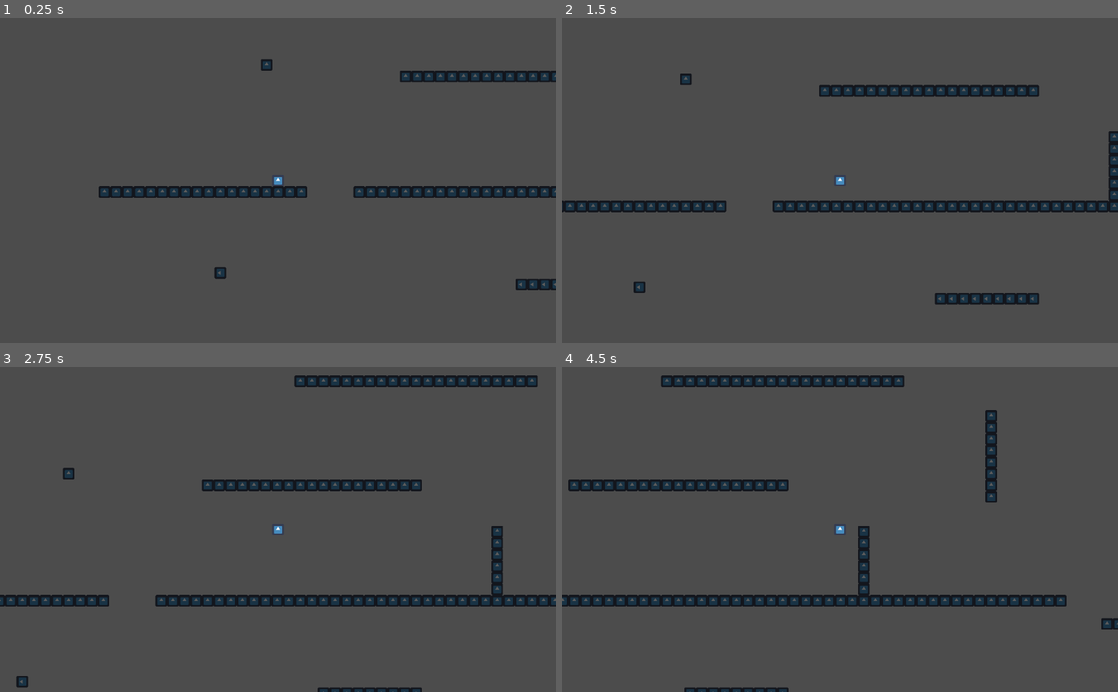
Above: before the commit, frames 1-4 (two rows, left to right).
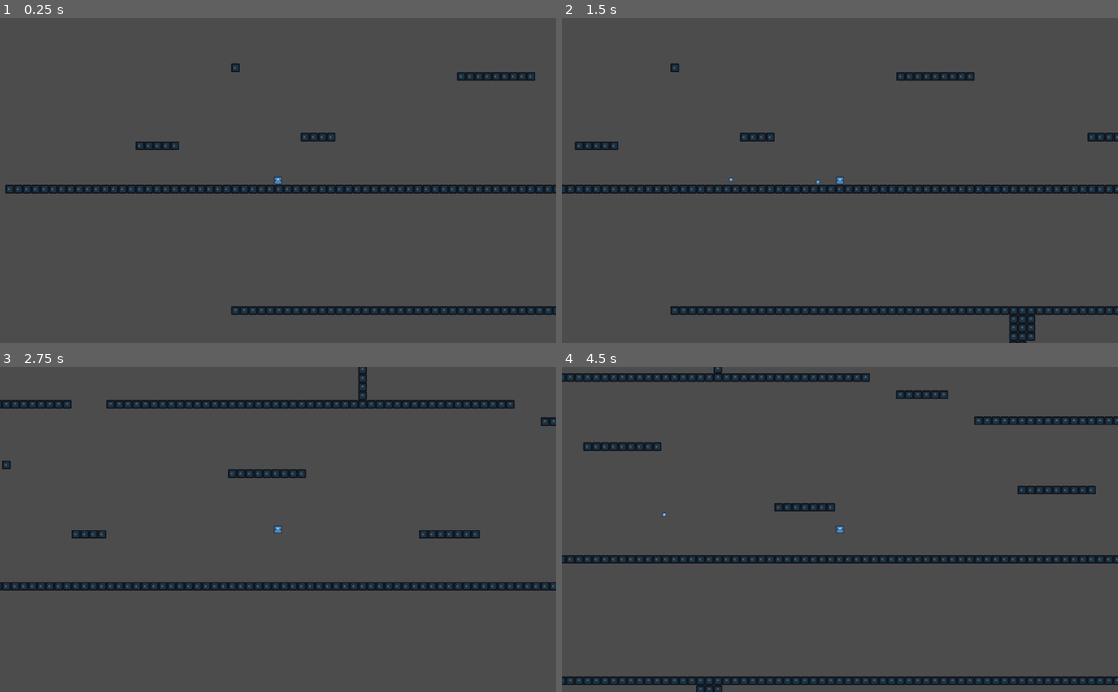
Above: after the commit, the same moments.

Repository: Xalph555/GrappleHookGame
Game: Godot game, scene res://Levels/World/World.tscn
The game is run twice, just before and just after one commit, with the same random seed, the same clock (stepped at 60 frames per second) and the same inputs. Before the commit the project has no main scene; this scene is started directly in both runs. The engine's default icon, where the game draws it, is replaced by a stand-in: a white triangle on a blue panel in a dark square.
Inputs (mouse positions are in pixels of both pictures, inside the frame that each line leads up to):
- Up to frame 1 (0.25 s): no input
- Up to frame 2 (1.5 s): tap Enter at 0.5 s; move the mouse to (962, 164) at 0.52 s; hold Right (ui_right) from 0.53 s (still down); click (962, 164) at 0.6 s; tap Up (ui_up) at 0.77, 1.07 s; right-click (962, 164) at 0.8 s; move the mouse to (728, 196) at 1.27 s; right-click (728, 196) at 1.35 s
- Up to frame 3 (2.75 s): tap Up (ui_up) at 1.52, 1.55, 1.82 s; move the mouse to (333, 458) at 2.02 s; release Right (ui_right) at 2.03 s; hold Left (ui_left) from 2.03 s (still down); hold Up (ui_up) from 2.03 s (still down); click (333, 458) at 2.3 s
- Up to frame 4 (4.5 s): move the mouse to (812, 594) at 2.77 s; release Left (ui_left) at 2.78 s; release Up (ui_up) at 2.78 s; hold Right (ui_right) 2.78-4.28 s; click (812, 594) at 2.85 s; tap Up (ui_up) at 3.02, 3.32 s; right-click (812, 594) at 3.05 s; move the mouse to (1006, 578) at 3.52 s; hold Up (ui_up) 3.53-4.28 s; right-click (1006, 578) at 3.6 s; move the mouse to (673, 480) at 4.27 s; hold Left (ui_left) from 4.28 s (still down); click (673, 480) at 4.35 s

The runs differ from the first frame. In frame 1, 6.0% of the frame differs, in the area x 0-100%, y 12-92%; in frame 2, 11%; in frame 3, 12%; in frame 4, 14%, in the area x 0-100%, y 0-100%.

Commit message:
init

Diff:
--- a/Common/Player/Bullet/BulletTest.gd
+++ /dev/null
@@ -1,20 +0,0 @@
-extends KinematicBody2D
-
-
-var direction := Vector2.ZERO
-var move_speed := 800
-var velocity := Vector2.ZERO
-
-
-func _ready() -> void:
-	pass
-
-func _physics_process(delta: float) -> void:
-	velocity = direction * move_speed
-	velocity = move_and_slide(velocity)
-
-
-func shoot(dir, start_pos) -> void:
-	dir.normalized()
-	direction = dir
-	self.position = start_pos
--- a/Common/Player/Hook/Hook.gd
+++ /dev/null
@@ -1,82 +0,0 @@
-extends KinematicBody2D
-
-var move_speed := 6000
-
-var pull_x := 10
-var pull_y := 250
-var hook_pull := Vector2(pull_x, pull_y)
-
-var move_dir := Vector2.ZERO
-var hook_dir := Vector2.ZERO
-var velocity := Vector2.ZERO
-var start_dir := Vector2.ZERO
-var orignal_dist := 0.0
-
-var is_hooked := false
-
-var parent: KinematicBody2D
-
-onready var hook_chain := $Chain
-
-
-func _ready() -> void:
-	pass
-
-
-func _physics_process(delta: float) -> void:
-	var distance_to_parent := self.global_position.distance_to(parent.global_position)
-
-	# chain graphics
-	hook_chain.region_rect.size.y = distance_to_parent
-	hook_chain.rotation = self.position.angle_to_point(parent.global_position) - self.rotation + deg2rad(90)
-
-	hook_dir = (self.global_position - parent.global_position).normalized()
-
-	if is_hooked:
-		parent.is_flying = true
-
-		# adjusting pull direction
-		if hook_dir.y < 0:
-			hook_pull.y = -abs(hook_pull.y)
-		else:
-			hook_pull.y = abs(hook_pull.y)
-
-		if hook_dir.x < 0:
-			hook_pull.x = -abs(hook_pull.x)
-		else:
-			hook_pull.x = abs(hook_pull.x)
-
-		var tension_vec := hook_dir * hook_dir.dot(hook_pull)
-
-		# dead space
-		var dead_space := 150.00
-		if distance_to_parent < dead_space:
-			tension_vec *= 0.32
-
-		parent.velocity += tension_vec
-
-		print(distance_to_parent)
-
-	else:
-		velocity = move_dir * move_speed * delta
-
-		if move_and_collide(velocity):
-			is_hooked = true
-			move_dir = Vector2.ZERO
-			hook_chain.visible = true
-			start_dir = hook_dir
-			orignal_dist = distance_to_parent
-
-
-func shoot(shooter: KinematicBody2D, dir: Vector2) -> void:
-	parent = shooter
-	position = parent.global_position
-
-	move_dir = dir
-	rotation = dir.angle()
-
-	is_hooked = false
-
-
-func release() -> void:
-	queue_free()
--- a/Common/Player/Player.gd
+++ /dev/null
@@ -1,78 +0,0 @@
-extends KinematicBody2D
-
-const HOOK := preload("res://Common/Player/Hook/Hook.tscn")
-
-var input_dir := Vector2.ZERO
-
-var weight := 40
-var jump_height := -2500
-var acceleration:= 65
-var max_speed_x := 1000
-var max_speed_y := 3000
-
-var velocity := Vector2.ZERO
-
-var can_grapple := true
-var is_flying := false
-
-var hook_instance : KinematicBody2D
-
-
-func _ready() -> void:
-	pass
-
-
-func _physics_process(delta) -> void:
-	#Gravity
-	velocity.y += WorldGlobals.apply_gravity(weight)
-
-	# Run
-	input_dir.x = Input.get_action_strength("ui_right") - Input.get_action_strength("ui_left")
-	input_dir = input_dir.normalized()
-
-	velocity.x += input_dir.x * acceleration
-
-	if is_on_floor():
-		if is_flying:
-			is_flying = false
-
-		# Jump
-		if Input.is_action_pressed("ui_up"):
-			velocity.y += jump_height
-
-		velocity.x = lerp(velocity.x, 0, 0.04)
-
-	else:
-		velocity.x = lerp(velocity.x, 0, 0.03)
-		velocity.y = lerp(velocity.y, 0, 0.05)
-
-	if is_flying:
-		velocity.x = clamp(velocity.x, -max_speed_x*3.5, max_speed_x*3.5)
-		velocity.y = clamp(velocity.y, -max_speed_y*1.5, max_speed_y*1.5)
-
-	else:
-		velocity.x = clamp(velocity.x, -max_speed_x, max_speed_x)
-		velocity.y = clamp(velocity.y, -max_speed_y, max_speed_y)
-
-	velocity = move_and_slide(velocity, Vector2.UP)
-
-
-	# Shoot hook
-	if Input.is_action_just_pressed("ui_mouse_left") and can_grapple:
-		can_grapple = false
-
-		var hook_dir := get_global_mouse_position() - self.global_position
-		hook_dir = hook_dir.normalized()
-
-		hook_instance = HOOK.instance()
-		owner.add_child(hook_instance)
-		hook_instance.shoot(self, hook_dir)
-
-	if Input.is_action_just_released("ui_mouse_left"):
-		can_grapple = true
-
-		hook_instance.release()
-
-	# Fire Bullet
-	if Input.is_action_just_pressed("ui_mouse_right"):
-		pass
--- a/Common/Player/Player.tscn
+++ /dev/null
@@ -1,19 +0,0 @@
-[gd_scene load_steps=4 format=2]
-
-[ext_resource path="res://icon.png" type="Texture" id=1]
-[ext_resource path="res://Common/Player/Player.gd" type="Script" id=3]
-
-[sub_resource type="RectangleShape2D" id=1]
-extents = Vector2( 31.9743, 31.8334 )
-
-[node name="Player" type="KinematicBody2D"]
-collision_layer = 16
-script = ExtResource( 3 )
-
-[node name="Sprite" type="Sprite" parent="."]
-texture = ExtResource( 1 )
-
-[node name="CollisionShape2D" type="CollisionShape2D" parent="."]
-shape = SubResource( 1 )
-
-[node name="Camera2D" type="Camera2D" parent="."]
--- a/Levels/World/World.tscn
+++ b/Levels/World/World.tscn
@@ -1,6 +1,6 @@
 [gd_scene load_steps=4 format=2]
 
-[ext_resource path="res://Common/Player/Player.tscn" type="PackedScene" id=1]
+[ext_resource path="res://common/Player/Player.tscn" type="PackedScene" id=1]
 [ext_resource path="res://Levels/World/World.gd" type="Script" id=4]
 [ext_resource path="res://Levels/World/TestTiles.tscn" type="PackedScene" id=5]
 
@@ -11,10 +11,4 @@
 tile_data = PoolIntArray( -1376282, 0, 0, -1376281, 0, 0, -1376280, 0, 0, -1376279, 0, 0, -1376278, 0, 0, -1376277, 0,  …(13412 unchanged characters)…
 
 [node name="Player" parent="." instance=ExtResource( 1 )]
-position = Vector2( 478.877, 904.781 )
-
-[node name="Camera2D" parent="Player" index="2"]
-current = true
-zoom = Vector2( 1.5, 1.5 )
-
-[editable path="Player"]
+position = Vector2( 473.465, 2202.51 )
--- /dev/null
+++ b/common/Bullet/Bullet.gd
@@ -0,0 +1,28 @@
+extends KinematicBody2D
+
+
+var direction := Vector2.ZERO
+var decel := 0.0
+var velocity = Vector2.ZERO
+var temp = true
+
+func _ready() -> void:
+	pass
+
+func _physics_process(delta: float) -> void:
+	if temp:
+		print(position)
+		temp = false
+	if move_and_collide(velocity * delta):
+		self.queue_free()
+
+	if velocity.length() < 10:
+		self.queue_free()
+
+	velocity *= 1 - decel * delta
+
+func init(shooter, direction: Vector2, move_speed: float, decel: float = 0) -> KinematicBody2D:
+	velocity = direction.normalized() * move_speed
+	position = shooter.global_position
+	self.decel = decel
+	return self
--- a/Common/Player/Bullet/BulletTest.tscn
+++ b/common/Bullet/Bullet.tscn
@@ -1,8 +1,7 @@
 [gd_scene load_steps=4 format=2]
 
 [ext_resource path="res://icon.png" type="Texture" id=1]
-[ext_resource path="res://Common/Player/Bullet/BulletTest.gd" type="Script" id=2]
-
+[ext_resource path="res://common/Bullet/Bullet.gd" type="Script" id=2]
 
 [sub_resource type="CircleShape2D" id=1]
 radius = 13.9025
--- /dev/null
+++ b/common/Player/Hook/Hook.gd
@@ -0,0 +1,72 @@
+extends KinematicBody2D
+
+var move_speed := 6000
+
+var pull_x := 10
+var pull_y := 250
+var hook_pull := Vector2(pull_x, pull_y)
+
+var move_dir := Vector2.ZERO
+var hook_dir := Vector2.ZERO
+var velocity := Vector2.ZERO
+const TENSION_MULT := 10
+var gravity := 40
+
+var is_hooked := false
+
+var parent: KinematicBody2D
+
+onready var hook_chain := $Chain
+
+
+func _ready() -> void:
+	pass
+
+
+func display_chain(delta):
+	var distance_to_parent := self.global_position.distance_to(parent.global_position)
+
+	# chain graphics
+	hook_chain.region_rect.size.y = distance_to_parent
+	hook_chain.rotation = self.position.angle_to_point(parent.global_position) - self.rotation + deg2rad(90)
+
+
+func apply_tension(delta):
+	hook_dir = (self.global_position - parent.global_position).normalized()
+
+	var grav = Vector2(0, gravity)
+	var tension_vec := hook_dir * abs(hook_dir.dot(grav)) * TENSION_MULT
+
+	parent.velocity += tension_vec
+
+
+func fly_hook(delta):
+	velocity = move_dir * move_speed * delta
+
+	if move_and_collide(velocity):
+		is_hooked = true
+		move_dir = Vector2.ZERO
+		hook_chain.visible = true
+
+
+func _physics_process(delta: float) -> void:
+	display_chain(delta)
+
+	if is_hooked:
+		apply_tension(delta)
+	else:
+		fly_hook(delta)
+
+
+func init(shooter: KinematicBody2D, dir: Vector2) -> void:
+	parent = shooter
+	position = parent.global_position
+
+	move_dir = dir
+	rotation = dir.angle()
+
+	is_hooked = false
+
+
+func release() -> void:
+	queue_free()
--- a/Common/Player/Hook/Hook.tscn
+++ b/common/Player/Hook/Hook.tscn
@@ -1,6 +1,6 @@
 [gd_scene load_steps=4 format=2]
 
-[ext_resource path="res://Common/Player/Hook/Hook.gd" type="Script" id=1]
+[ext_resource path="res://common/Player/Hook/Hook.gd" type="Script" id=1]
 [ext_resource path="res://icon.png" type="Texture" id=2]
 
 [sub_resource type="CircleShape2D" id=1]
--- /dev/null
+++ b/common/Player/Player.gd
@@ -0,0 +1,74 @@
+extends KinematicBody2D
+
+const HOOK := preload("res://common/Player/Hook/Hook.tscn")
+const BULLET := preload("res://common/Bullet/Bullet.tscn")
+
+onready var shotgun = $Shotgun
+var input_dir := Vector2.ZERO
+
+var weight := 40
+var jump_vel := -2500
+var acceleration:= 65
+var max_speed_x := 1000
+var max_speed_y := 3000
+
+var velocity := Vector2.ZERO
+
+var can_grapple := true
+
+var hook_instance : KinematicBody2D
+var bullet : KinematicBody2D
+
+func _ready() -> void:
+	pass
+
+
+func handle_user_input_movement():
+	# Run
+	input_dir.x = Input.get_action_strength("ui_right") - Input.get_action_strength("ui_left")
+	input_dir = input_dir.normalized()
+
+	velocity.x += input_dir.x * acceleration
+
+	if is_on_floor():
+		if Input.is_action_pressed("ui_up"):
+			velocity.y += jump_vel
+
+
+func apply_friction():
+	# floor friction
+	if is_on_floor():
+		velocity *= 0.96
+
+	# air friction
+	velocity *= 0.97
+
+
+func fire_hook():
+	var hook_dir := get_global_mouse_position() - self.global_position
+	hook_dir = hook_dir.normalized()
+
+	hook_instance = HOOK.instance()
+	hook_instance.init(self, hook_dir)
+	owner.add_child(hook_instance)
+
+
+func _physics_process(delta) -> void:
+	#Gravity
+	velocity.y += WorldGlobals.apply_gravity(weight)
+	handle_user_input_movement()
+
+	# Shoot hook
+	if Input.is_action_just_pressed("ui_mouse_left"):
+		fire_hook()
+
+	if Input.is_action_just_released("ui_mouse_left"):
+		hook_instance.release()
+
+	# Fire Bullet
+	if Input.is_action_just_pressed("ui_mouse_right"):
+		owner.add_child(BULLET.instance().init(self, Vector2(0,1), 100))
+#		shotgun.fire_shotgun()
+
+	apply_friction()
+	velocity = move_and_slide(velocity, Vector2.UP)
--- /dev/null
+++ b/common/Player/Player.tscn
@@ -0,0 +1,24 @@
+[gd_scene load_steps=5 format=2]
+
+[ext_resource path="res://common/Player/Player.gd" type="Script" id=1]
+[ext_resource path="res://icon.png" type="Texture" id=2]
+[ext_resource path="res://common/Player/Shotgun/Shotgun.tscn" type="PackedScene" id=3]
+
+[sub_resource type="RectangleShape2D" id=1]
+extents = Vector2( 31.9743, 31.8334 )
+
+[node name="Player" type="KinematicBody2D"]
+collision_layer = 16
+script = ExtResource( 1 )
+
+[node name="Sprite" type="Sprite" parent="."]
+texture = ExtResource( 2 )
+
+[node name="CollisionShape2D" type="CollisionShape2D" parent="."]
+shape = SubResource( 1 )
+
+[node name="Camera2D" type="Camera2D" parent="."]
+current = true
+zoom = Vector2( 2, 2 )
+
+[node name="Shotgun" parent="." instance=ExtResource( 3 )]
--- /dev/null
+++ b/common/Player/Shotgun/Shotgun.gd
@@ -0,0 +1,32 @@
+extends Node2D
+
+const BULLET = preload("res://common/Bullet/Bullet.tscn")
+const NUM_BULLETS = 5
+const ANGLE_SPREAD = 10.0
+const MOVE_SPEED = 5000
+const MOVE_SPREAD = 1000
+
+var rng = RandomNumberGenerator.new()
+onready var wielder: KinematicBody2D = get_parent()
+
+func _ready():
+	rng.randomize()
+
+
+func fire_shotgun():
+	var fire_dir = (get_global_mouse_position() - wielder.global_position).normalized()
+
+	for i in range(NUM_BULLETS):
+		# fire in the direction of the mouse + some random angle
+		var spread = rng.randf_range(-ANGLE_SPREAD, ANGLE_SPREAD)
+		var speed = MOVE_SPEED + rng.randf_range(-MOVE_SPREAD, 0.0)
+		var new_dir = fire_dir.rotated(deg2rad(spread))
+
+		print("SHOTGUN WIELDER: ", wielder.position)
+		owner.add_child(BULLET.instance().init(wielder, new_dir, speed))
+
+
+func _process(delta):
+	print(wielder.position)
+	if Input.is_action_just_pressed("ui_mouse_right"):
+		fire_shotgun()
--- /dev/null
+++ b/common/Player/Shotgun/Shotgun.tscn
@@ -0,0 +1,12 @@
+[gd_scene load_steps=3 format=2]
+
+[ext_resource path="res://icon.png" type="Texture" id=1]
+[ext_resource path="res://common/Player/Shotgun/Shotgun.gd" type="Script" id=2]
+
+[node name="Shotgun" type="Node2D"]
+script = ExtResource( 2 )
+
+[node name="Sprite" type="Sprite" parent="."]
+position = Vector2( -0.445938, 0.148661 )
+scale = Vector2( 0.716629, 0.205646 )
+texture = ExtResource( 1 )
--- a/project.godot
+++ b/project.godot
@@ -11,6 +11,7 @@
 [application]
 
 config/name="GrappleExperiment"
+run/main_scene="res://Levels/World/World.tscn"
 config/icon="res://icon.png"
 
 [autoload]
